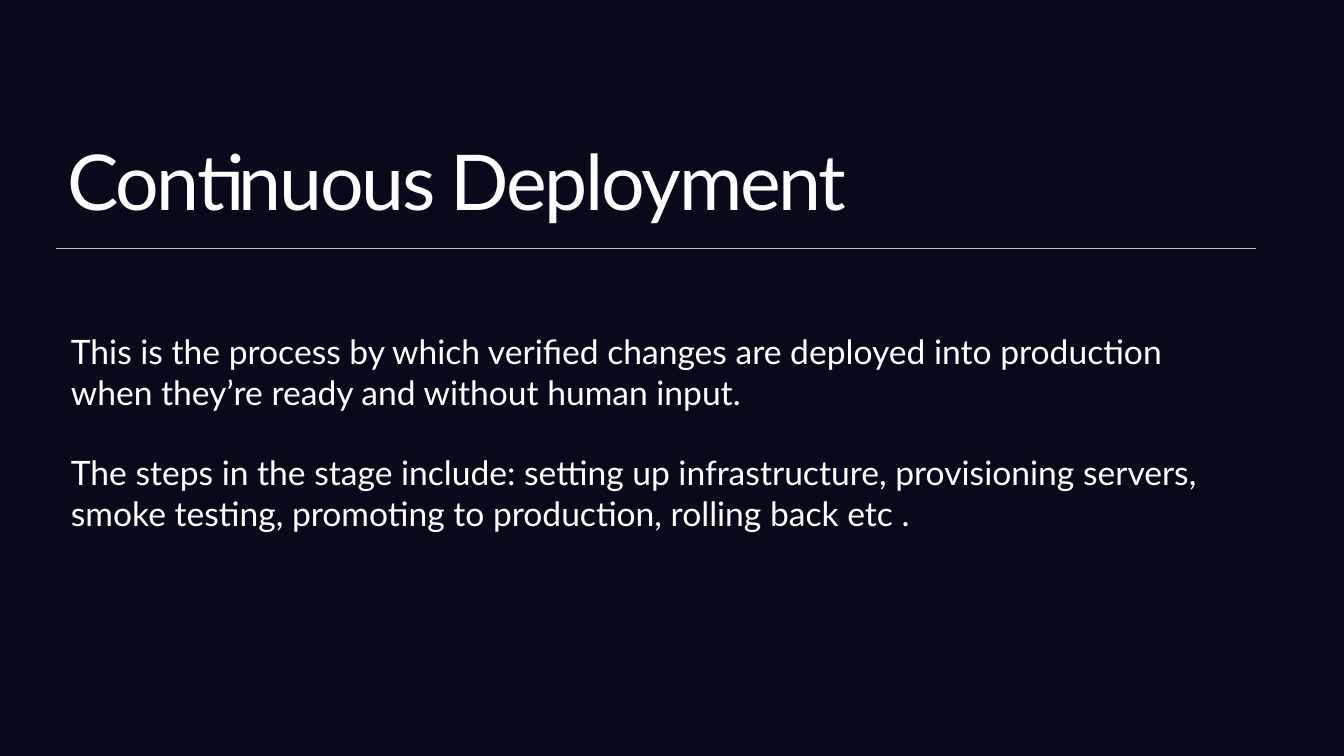
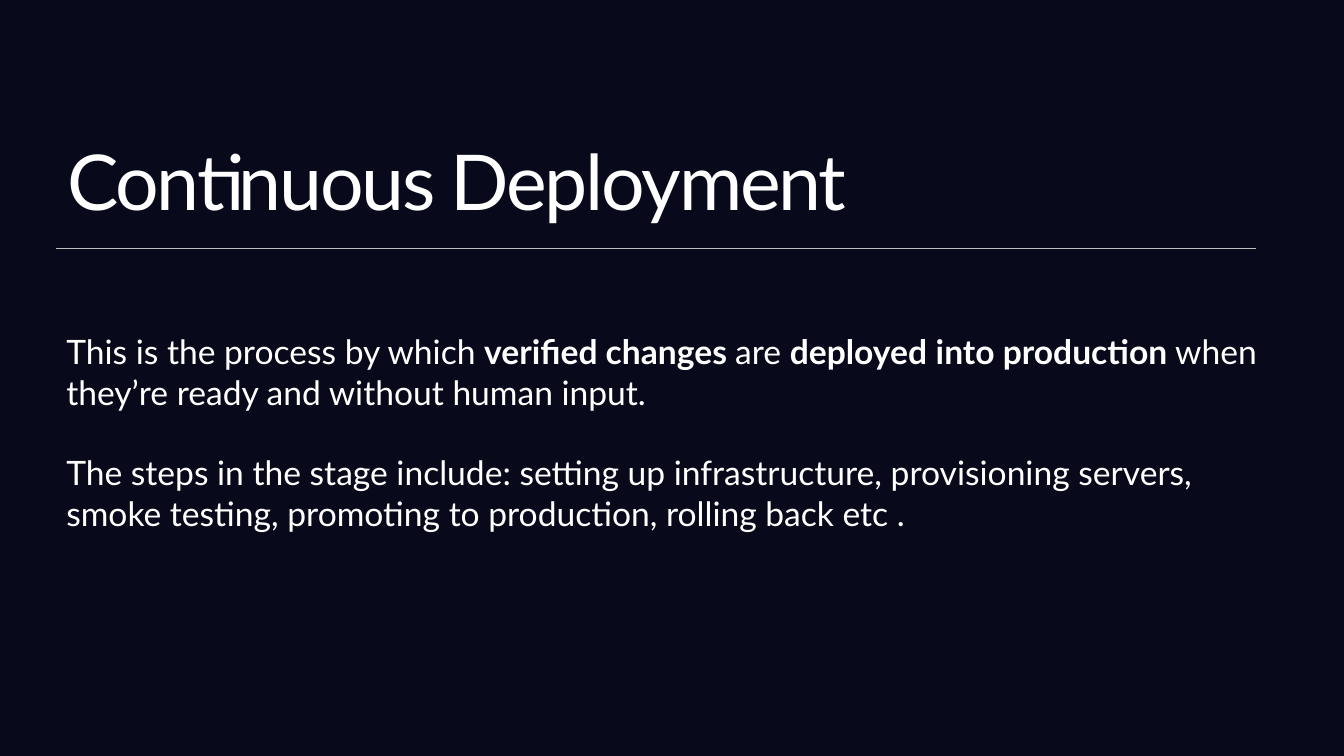
Before and after one commit to kangster7/cdond-c3-projectstarter, a slide deck: slide 4 of Presentation1.pptx (slide 3 before the commit). Drawn at 1344x756 pixels with LibreOffice and Linux fonts; fonts in the diff are those of the drawing; background and template pictures are left out. Boxes give left, top, right and bottom in pixels: in the first picture for what was removed or moved away, otherwise in the second. Text is boxed around its words. In the diff, an @@ line names an element or a change of style, - is before the commit and + after.

```diff
--- a/Presentation1.pptx
+++ b/Presentation1.pptx
@@ text at bbox=[66, 339, 1257, 411]: bold on in "verified changes deployed into production" @@
```
Also in this commit, not shown: 3 other slides changed, 1 slide added, 2 other files.
